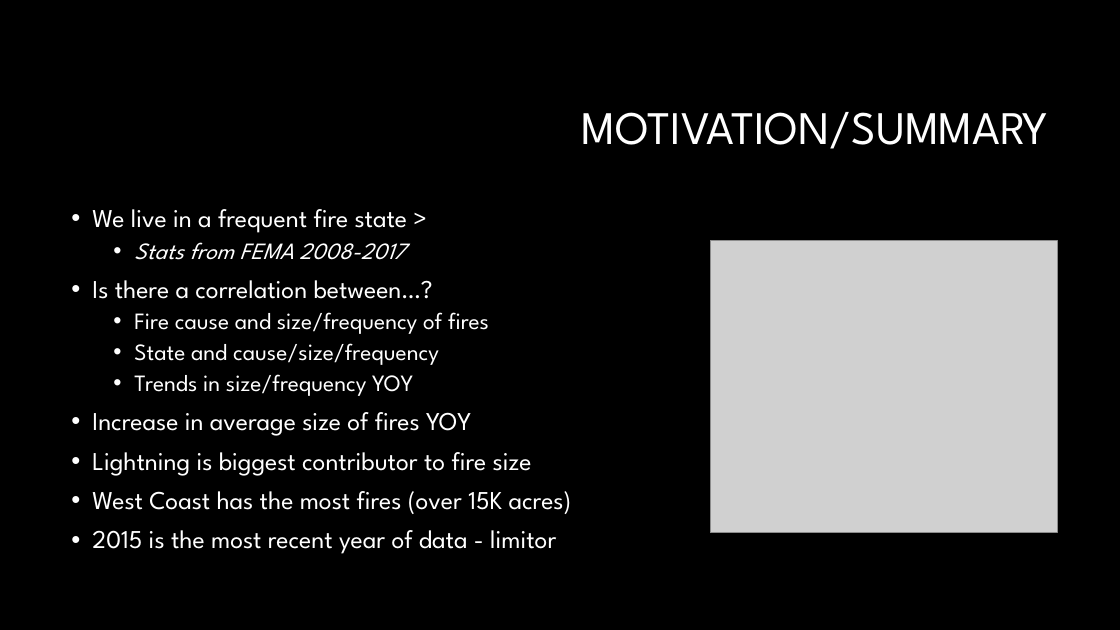
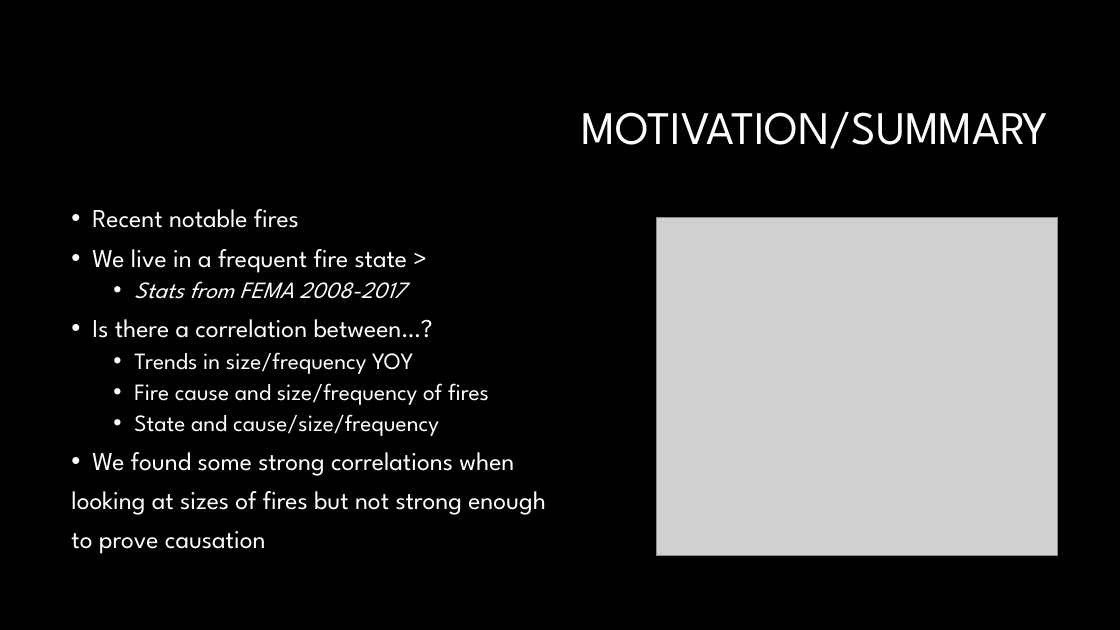
Before and after one commit to nvhabib91/project1, a slide deck: slide 2 of Presentation - Project 1.pptx. Drawn at 1120x630 pixels with LibreOffice and Linux fonts; fonts in the diff are those of the drawing; grey boxes stand for pictures; background and template pictures are left out. Boxes give left, top, right and bottom in pixels: in the first picture for what was removed or moved away, otherwise in the second. Text is boxed around its words. In the diff, an @@ line names an element or a change of style, - is before the commit and + after.

```diff
--- a/Presentation - Project 1.pptx
+++ b/Presentation - Project 1.pptx
@@ text at (x1=92, y1=209, x2=299, y2=228): paragraph added @@
+• Recent notable fires
@@ picture resized from (x1=711, y1=240, x2=1058, y2=533) to (x1=656, y1=218, x2=1057, y2=556) @@
@@ text at (x1=134, y1=352, x2=413, y2=374): paragraph added @@
+  • Trends in size/frequency YOY
@@ text at (x1=71, y1=452, x2=546, y2=554): text changed @@
-  • Trends in size/frequency YOY
-• Increase in average size of fires YOY
-• Lightning is biggest contributor to fire size
-• West Coast has the most fires (over 15K acres)
-• 2015 is the most recent year of data - limitor
+• We found some strong correlations when
+looking at sizes of fires but not strong enough
+to prove causation
```
Also in this commit, not shown: 7 other slides changed, 1 slide removed.
